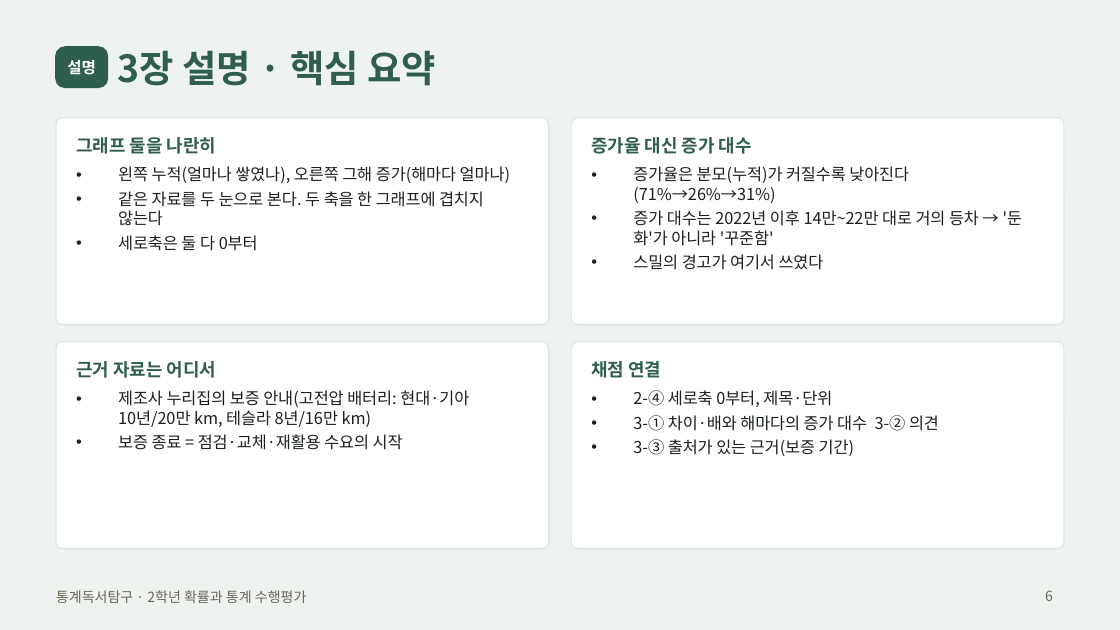
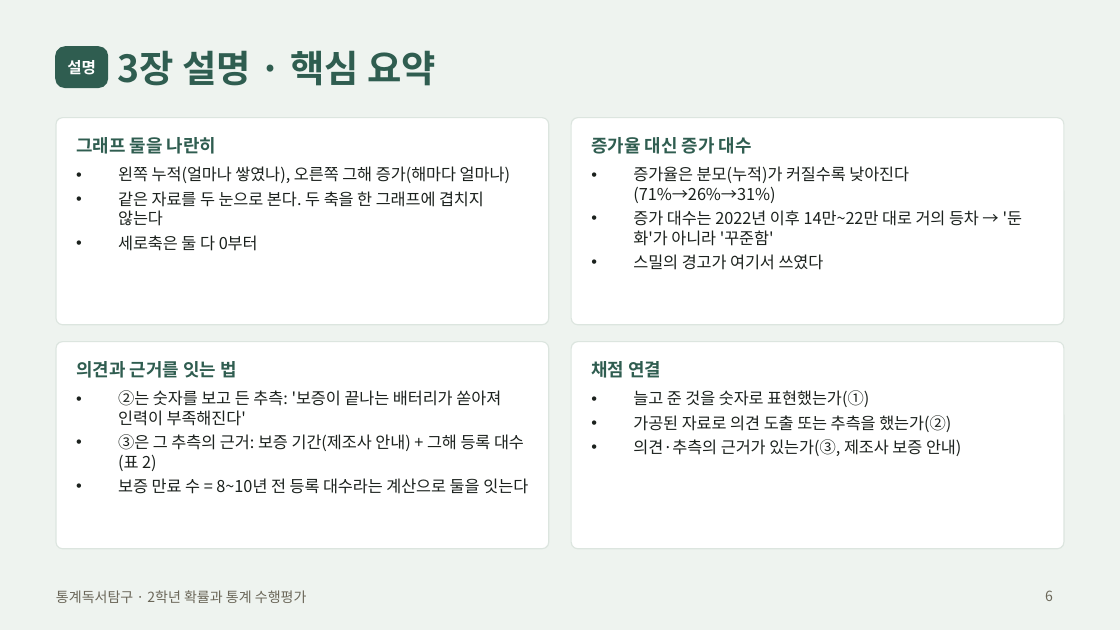
Before and after one commit to jaegeunsongsong/autobot, a slide deck: slide 6 of docs/2026-2학기-통계독서탐구-수행평가/발표예시-공학.pptx. Drawn at 1120x630 pixels with LibreOffice and Linux fonts; fonts in the diff are those of the drawing. Boxes give left, top, right and bottom in pixels: in the first picture for what was removed or moved away, otherwise in the second. Text is boxed around its words. In the diff, an @@ line names an element or a change of style, - is before the commit and + after.

```diff
--- a/docs/2026-2학기-통계독서탐구-수행평가/발표예시-공학.pptx
+++ b/docs/2026-2학기-통계독서탐구-수행평가/발표예시-공학.pptx
@@ text at box(76, 361, 236, 378): text changed @@
-근거 자료는 어디서
+의견과 근거를 잇는 법
@@ text at box(118, 390, 528, 494): text changed @@
-• 제조사 누리집의 보증 안내(고전압 배터리: 현대·기아 10년/20만 km, 테슬라 8년/16만 km)
-• 보증 종료 = 점검·교체·재활용 수요의 시작
+• ②는 숫자를 보고 든 추측: '보증이 끝나는 배터리가 쏟아져 인력이 부족해진다'
+• ③은 그 추측의 근거: 보증 기간(제조사 안내) + 그해 등록 대수(표 2)
+• 보증 만료 수 = 8~10년 전 등록 대수라는 계산으로 둘을 잇는다
@@ text at box(633, 390, 961, 456): text changed @@
-• 2-④ 세로축 0부터, 제목·단위
-• 3-① 차이·배와 해마다의 증가 대수 3-② 의견
-• 3-③ 출처가 있는 근거(보증 기간)
+• 늘고 준 것을 숫자로 표현했는가(①)
+• 가공된 자료로 의견 도출 또는 추측을 했는가(②)
+• 의견·추측의 근거가 있는가(③, 제조사 보증 안내)
```
Also in this commit, not shown: 6 other slides changed, 13 other files.
